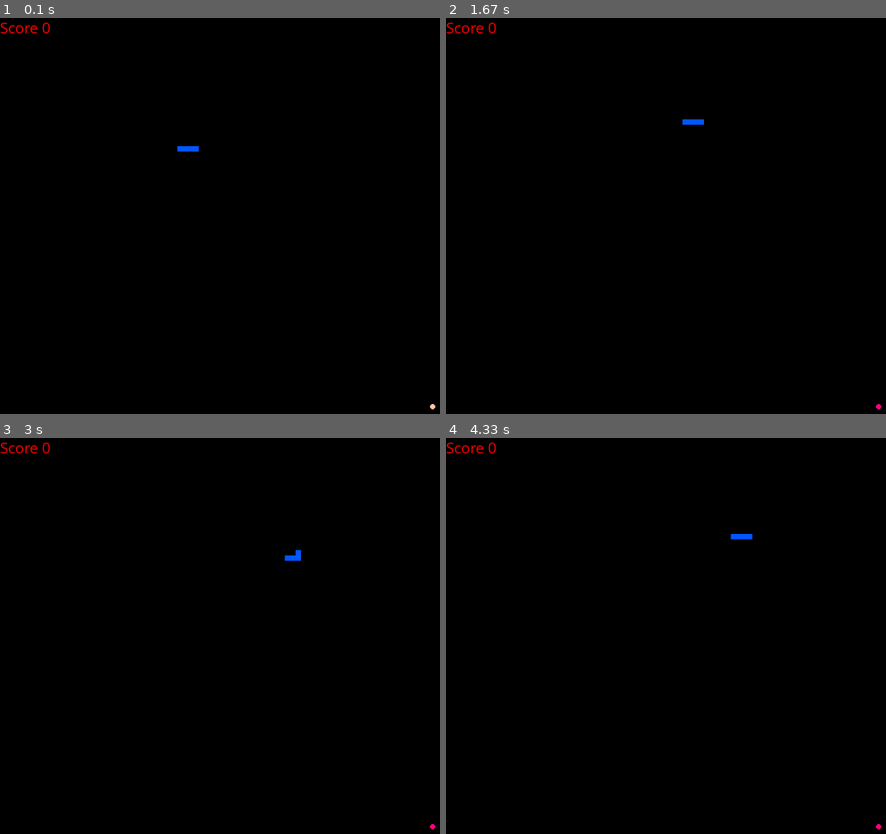
Above: before the commit, frames 1-4 (two rows, left to right).
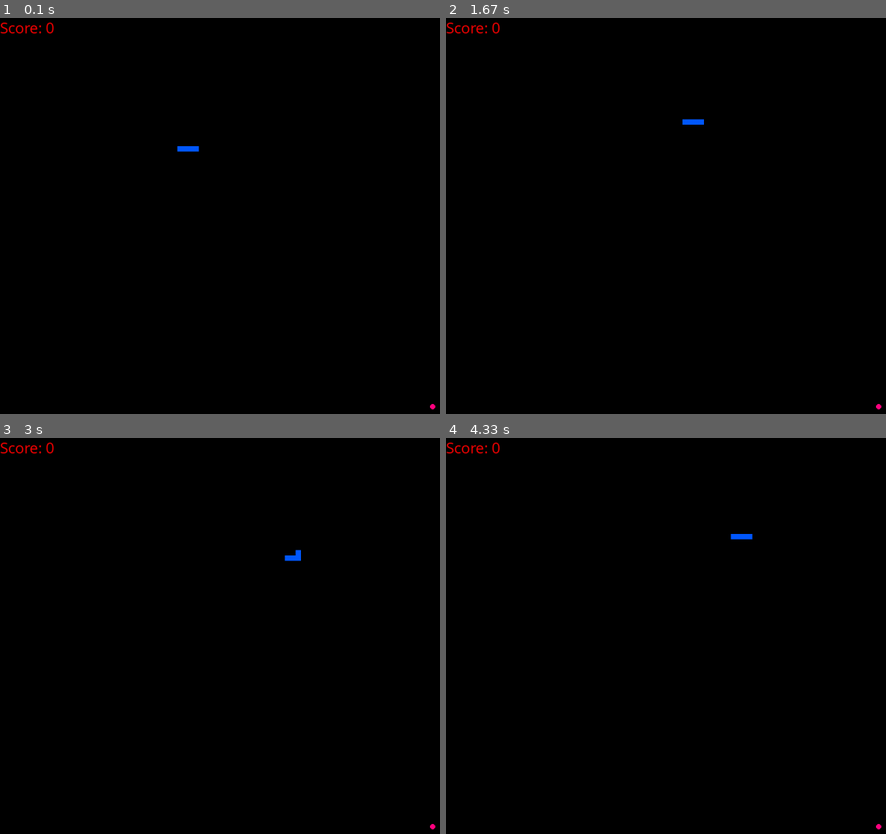
Above: after the commit, the same moments.

Repository: Vincents12/mypygame
Game: pygame game, started from PYGAME/snake_game.py
The game is run twice, just before and just after one commit, with the same random seed, the same clock (stepped at 60 frames per second) and the same inputs.
Inputs:
- Up to frame 1 (0.1 s): no input
- Up to frame 2 (1.67 s): hold Up 0.83-1.3 s; hold Right from 1.33 s (still down)
- Up to frame 3 (3 s): release Right at 1.8 s; hold Down 2.4-2.7 s; hold Left from 2.73 s (still down)
- Up to frame 4 (4.33 s): release Left at 3.13 s; hold Up 3.17-3.53 s; hold Right 3.57-4.2 s; hold Down from 4.23 s (still down)

The runs differ from the first frame. In frame 1, less than 0.1% of the frame differs, in the area x 8-100%, y 1-99%; in frame 2, less than 0.1%; in frame 3, less than 0.1%; in frame 4, less than 0.1%.

Commit message:
Update snake_game.py

Diff:
--- a/PYGAME/snake_game.py
+++ b/PYGAME/snake_game.py
@@ -7,7 +7,7 @@
 red = 255, 0, 0
 blue = 0, 89, 255
 pink = 255, 0, 128
-
+score = 0
 #Initial screen stuff
 pygame.init()
 width, height = 1200, 800
@@ -22,13 +22,8 @@
 
 #Fruit!
 fruit_position = [random.randrange(0,(width//10))*10,random.randrange(0,(height//10))*10]
-super_fruit_position = [random.randrange(0,(width//10))*10,random.randrange(0,(height//10))*10]
 
 FPS = pygame.time.Clock()
-score = 0
-
-random_color = random.choices(range(256), k=3)
-score1_colour = random.choices(range(256), k=3)
 
 
 
@@ -63,7 +58,7 @@
 
 def scoring(score):
     score_font = pygame.font.SysFont('comicsansms', 30)
-    score_surface = score_font.render('Score ' + str(score), True, red)
+    score_surface = score_font.render('Score: ' + str(score), True, red)
     score_rect = score_surface.get_rect()
     screen.blit(score_surface, score_rect)
     pygame.display.flip()
@@ -94,10 +89,7 @@
     for pos in snake_body:
         pygame.draw.rect(screen, blue, pygame.Rect(pos[0], pos[1], 10, 10))
 
-    if random.random() < 0.3:
-        pygame.draw.circle(screen, random_color, (fruit_position[0]+5,fruit_position[1]+5), 5)
-    if random.random() < 0.5:
-        pygame.draw.circle(screen, pink, (fruit_position[0]+5,fruit_position[1]+5), 5)
+    pygame.draw.circle(screen, pink, (fruit_position[0]+5,fruit_position[1]+5), 5)
 
     #Moving the snake
     if direction == 'RIGHT':
@@ -115,18 +107,13 @@
     if snake_position == fruit_position:
         fruit_position = [random.randrange(0,(width//10))*10,
                           random.randrange(0,(height//10))*10]
-        score + 10 and snake_body.append([360,240])
+        score += 10
+        snake_body.append([360,240])
+        snake_speed += 2
 
 
     else:
         snake_body.pop()
-
-
-    if snake_position == super_fruit_position:
-        super_fruit_position = [random.randrange(0,(width//10))*10,
-                    random.randrange(0,(height//10))*10]
-        score = score =+ 100
-
 
 
 
@@ -142,7 +129,7 @@
     if snake_position[1] < 0 or snake_position[1] >= height:
         endgame()
     for block in snake_body[1:]:
-        if snake_body[0] == block[0] and snake_body[1] == block[1]:
+        if snake_position[0] == block[0] and snake_position[1] == block[1]:
             endgame()
 
     if score == 200 or score > 200:
